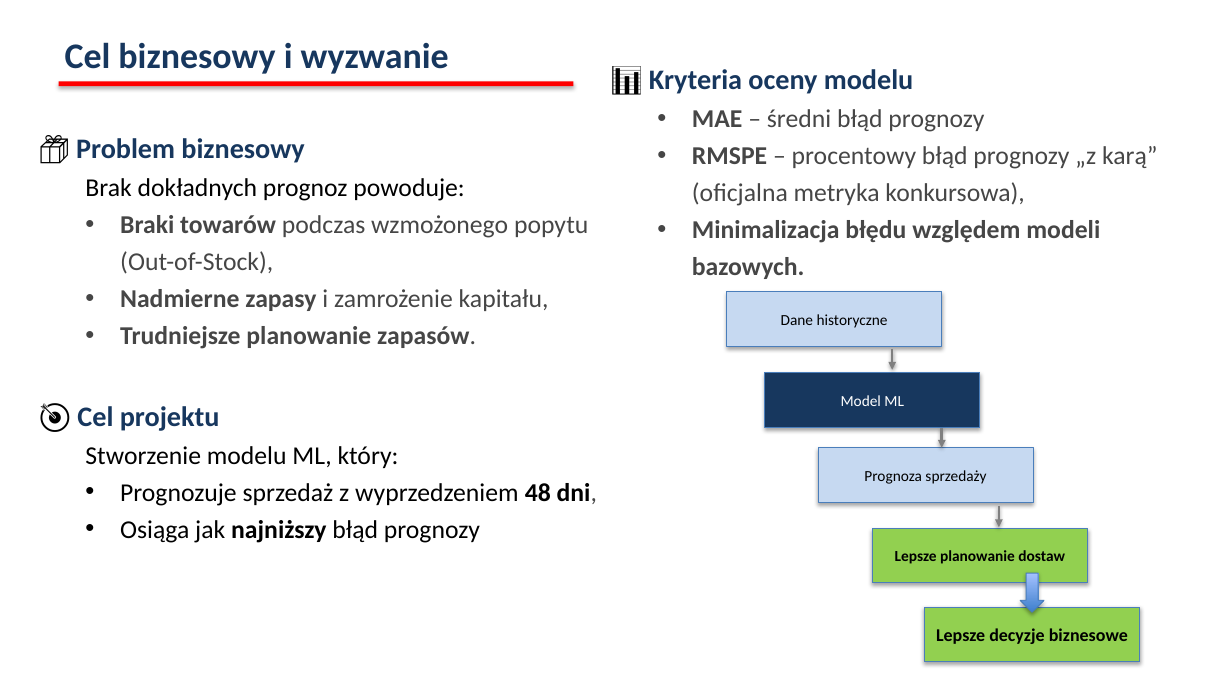
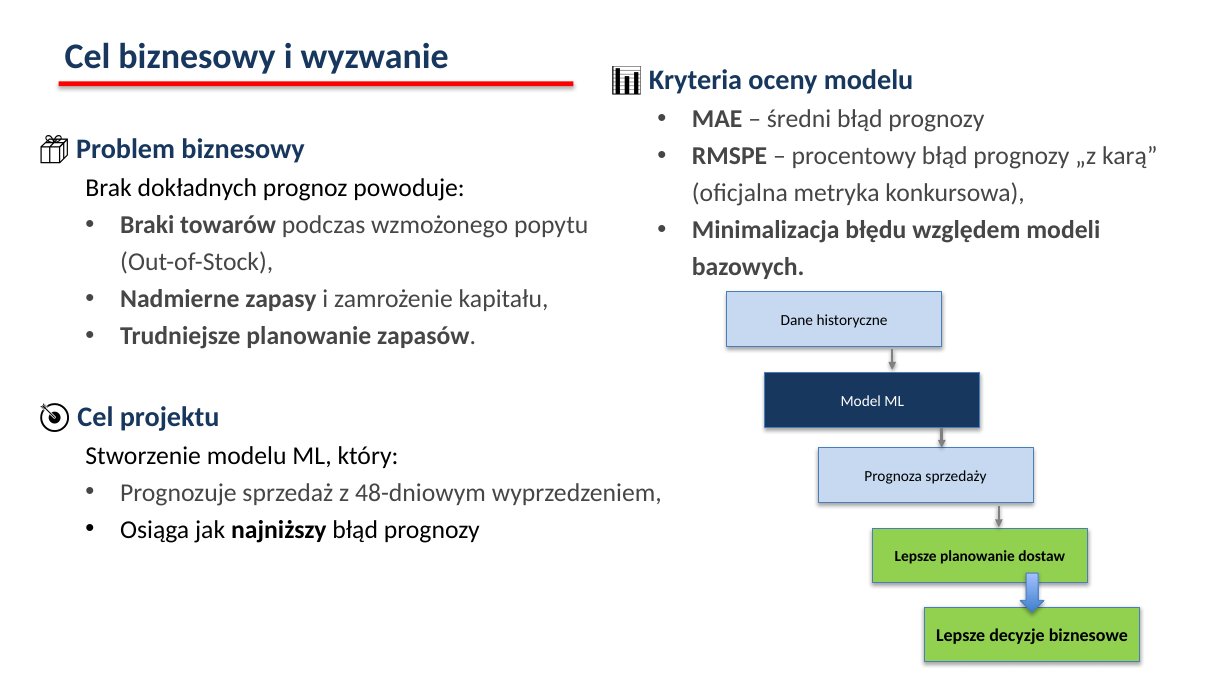
Before and after one commit to infoshareacademy/jdszr24-grupa-1, a slide deck: slide 2 of presentation/Rossmann_presentation.pptx. Drawn at 1232x693 pixels with LibreOffice and Linux fonts; fonts in the diff are those of the drawing. Boxes give left, top, right and bottom in pixels: in the first picture for what was removed or moved away, otherwise in the second. Text is boxed around its words. In the diff, an @@ line names an element or a change of style, - is before the commit and + after.

```diff
--- a/presentation/Rossmann_presentation.pptx
+++ b/presentation/Rossmann_presentation.pptx
@@ text at (120, 483, 662, 506): text changed; text colour #000000 to #464646 @@
-  • Prognozuje sprzedaż z wyprzedzeniem 48 dni,
+  • Prognozuje sprzedaż z 48-dniowym wyprzedzeniem,
```
Also in this commit, not shown: 3 other slides changed, 1 other file.
